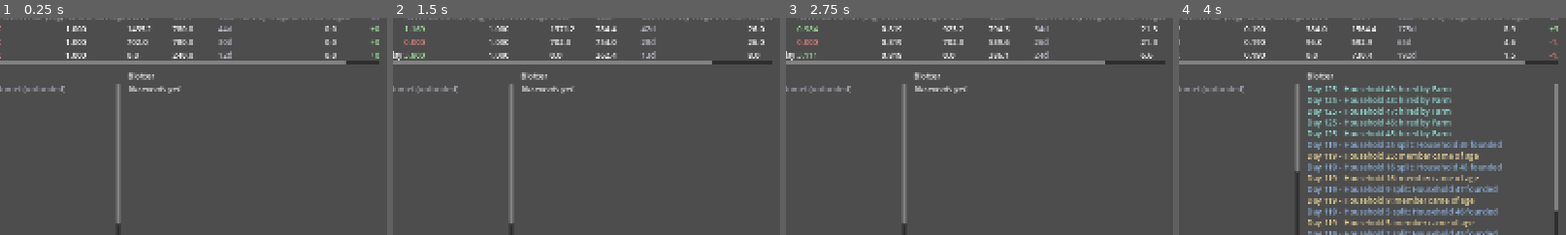
Above: before the commit, frames 1-4 (left to right).
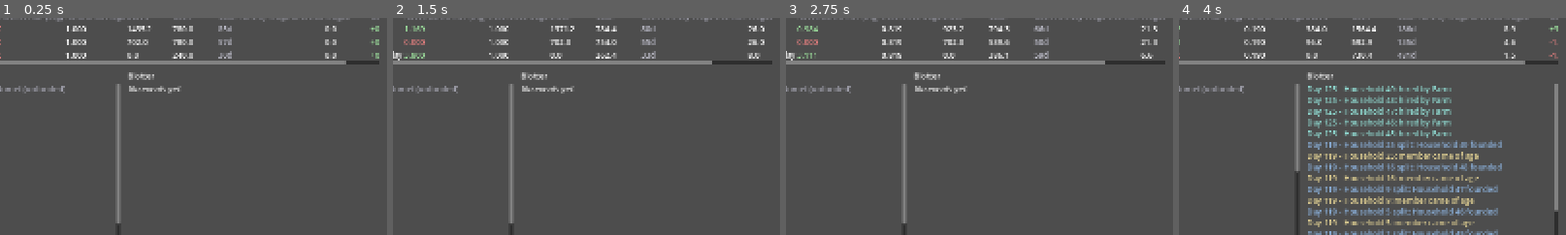
Above: after the commit, the same moments.

Repository: forsman5/sitka
Game: Godot game, scene res://scenes/sim/he_dashboard.tscn
Two runs of this game, one before a commit and one after it. Both use one fixed random seed, a clock stepped at 60 frames per second and the inputs below. This scene is started directly instead of the project's main scene.
Inputs (mouse positions are % of the whole screen's width and height, from its top left):
- Up to frame 1 (0.25 s): no input
- Up to frame 2 (1.5 s): click "Three businesses, evenly staf…" at 0.5 s; click "1x" at 1.25 s
- Up to frame 3 (2.75 s): click "10x" at 2 s
- Up to frame 4 (4 s): click "100x" at 2.75 s; tap Enter at 3.5 s; move the mouse to (72, 45) at 3.52 s; hold Right (ui_right) from 3.53 s (still down); hold Alt from 3.53 s (still down); click (72, 45) at 3.67 s
The pictures show only the part of the screen within x 50-100%, y 29-79%; the shares and areas given below are measured in that part.

The runs differ from the first frame. In frame 1, 0.1% of the frame differs, in the area x 56-59%, y 3-19%; in frame 2, less than 0.1%; in frame 3, less than 0.1%; in frame 4, 0.1%, in the area x 56-62%, y 3-19%.

Commit message:
Fix cash-runway guard to measure actual wages, and update stale conservation check
The cash-runway guard sized a business's daily wage bill off
max_capacity instead of its actually-employed workers, so a business
with plenty of unused land (e.g. Farm at 26/50 workers) could be forced
to shrink for having land to spare, not for any real affordability
problem. Switched the bill back to employed workers, which is what the
business actually pays, and to keep this from reopening the debt spiral
that max_capacity was covering for, the guard now only forces
additional shrinkage above CAPACITY_TRIAL_HIRE_WORKERS -- below that
there's no meaningful crew left to cut, so further forced shrinkage
just guarantees legacy debt from a bad patch (e.g. a price spike) can
never be earned back. Verified via a 6000-day stress run: no more
recurring multi-thousand-unit negative balances, and the run settles
into a stable equilibrium faster than before.

Also fixed run_household_economy.gd's conservation check, which still
asserted no business balance may ever go negative -- stale since wages
started drawing on a generous overdraft. It only passed because nothing
happened to dip below zero within the 365-day scenario tested. Split it
into a strict check for household balances (which never get the
overdraft) and a floor check for business balances, matching the
formula the field-model test already uses.

Co-Authored-By: Claude Sonnet 5 <noreply@anthropic.com>

Diff:
--- a/scripts/sim/harness/run_household_economy.gd
+++ b/scripts/sim/harness/run_household_economy.gd
@@ -113,19 +113,28 @@
 	_assert(worst_stock_gap < EPSILON, "Stock did not reconcile as opening + produced - consumed - written_off, worst gap %.4f" % worst_stock_gap)
 	_assert(worst_money_gap < EPSILON, "Money did not reconcile as opening - written_off, worst gap %.4f" % worst_money_gap)
 
-	var min_household_stock := INF
-	var min_balance := INF
+	# Households never carry the businesses' overdraft allowance -- their
+	# balance must still never go negative. A business, though, is allowed
+	# to run down to its own WAGE_NEGATIVE_BALANCE_FLOOR_DAYS floor (see
+	# he_simulation.gd's _pay_wages) before wages get rationed, so its floor
+	# -- not zero -- is the right bound to check here, same formula
+	# _check_field_model_dynamics already uses.
+	var min_stock := INF
+	var min_household_balance := INF
+	var worst_business_floor_breach := 0.0
 	for household_id in sim.get_household_ids():
 		var h := sim.get_household_summary(household_id)
 		for name in h["inventory"].keys():
-			min_household_stock = min(min_household_stock, h["inventory"][name])
-		min_balance = min(min_balance, h["balance"])
+			min_stock = min(min_stock, h["inventory"][name])
+		min_household_balance = min(min_household_balance, h["balance"])
 	for report in sim.get_business_reports():
-		min_household_stock = min(min_household_stock, report["stock"])
-		min_balance = min(min_balance, report["balance"])
-	print("  minimum stock=%.3f, minimum balance=%.3f" % [min_household_stock, min_balance])
-	_assert(min_household_stock >= -EPSILON, "Some stock went negative: %.4f" % min_household_stock)
-	_assert(min_balance >= -EPSILON, "Some balance went negative: %.4f" % min_balance)
+		min_stock = min(min_stock, report["stock"])
+		var floor: float = -HESimulation.WAGE_NEGATIVE_BALANCE_FLOOR_DAYS * report["reference_wage_per_worker"] * report["employed_workers"]
+		worst_business_floor_breach = max(worst_business_floor_breach, floor - report["balance"])
+	print("  minimum stock=%.3f, minimum household balance=%.3f, worst business wage-floor breach=%.4f" % [min_stock, min_household_balance, worst_business_floor_breach])
+	_assert(min_stock >= -EPSILON, "Some stock went negative: %.4f" % min_stock)
+	_assert(min_household_balance >= -EPSILON, "Some household balance went negative: %.4f" % min_household_balance)
+	_assert(worst_business_floor_breach < EPSILON, "A business balance dropped below its own generous wage floor by %.4f" % worst_business_floor_breach)
 
 ## Field/harvest model regression checks, day by day over one Farm growth
 ## cycle plus change: harvests are lumpy (stock only jumps on a harvest
--- a/scripts/sim/household_economy/he_simulation.gd
+++ b/scripts/sim/household_economy/he_simulation.gd
@@ -969,16 +969,31 @@
 ##
 ## Cash-runway guard, layered on top (never used to GROW, only to force a
 ## bigger shrink than the revenue signal alone would): a business whose
-## balance plus its stock's market value can't cover its own wage bill for
-## CASH_RUNWAY_DANGER_DAYS more (or, for a field-model business, until its
-## own next harvest -- see _business_cash_runway_days) is treated as if it
-## needs at least one more full capacity step of shrinking this week,
-## regardless of what its revenue-per-worker happened to average out to --
-## a business can look profitable on average while still being about to run
-## out of cash before its next payday, and that's the case this guard
-## exists to catch. Per this task's brief, going negative itself is allowed
-## generously (see WAGE_NEGATIVE_BALANCE_FLOOR_DAYS) -- only the FORECAST of
-## running out of runway forces a downsize, not the negative balance itself.
+## balance plus its stock's market value can't cover its own ACTUAL current
+## wage bill for CASH_RUNWAY_DANGER_DAYS more (or, for a field-model
+## business, until its own next harvest -- see _business_cash_runway_days)
+## is treated as if it needs at least one more full capacity step of
+## shrinking this week, regardless of what its revenue-per-worker happened
+## to average out to -- a business can look profitable on average while
+## still being about to run out of cash before its next payday, and that's
+## the case this guard exists to catch. Per this task's brief, going
+## negative itself is allowed generously (see WAGE_NEGATIVE_BALANCE_FLOOR_
+## DAYS) -- only the FORECAST of running out of runway forces a downsize,
+## not the negative balance itself.
+##
+## Only fires above CAPACITY_TRIAL_HIRE_WORKERS: below that there's no
+## meaningful crew left to cut, so forcing MORE shrinkage doesn't fix
+## anything -- it just guarantees the debt that triggered it can never be
+## earned back. This is the same trap the zero-capacity protection above
+## exists for, one step earlier: a small crew carrying legacy debt from a
+## bad patch (e.g. a price spike inflating the reference wage it was paid
+## at) will have a tiny wage bill and therefore an alarming-looking runway
+## ratio for as long as that debt sits on the books, even once the spike
+## that caused it has long passed and the business is otherwise fine --
+## this guard would otherwise keep grinding it back down every week it
+## re-fires, and it has nowhere left to go but 0. Once genuinely at 0, the
+## ordinary trial-hire/protection cycle above is what gives it room to
+## actually earn that debt down instead.
 func _evaluate_business_capacity(record: Dictionary) -> void:
 	var reference_wages := {}
 	for business_id in businesses.keys():
@@ -1035,9 +1050,10 @@
 			if absf(ratio_error) > WAGE_PROFIT_MARGIN:
 				var clamped_error := clampf(ratio_error, -WAGE_RATIO_CLAMP, WAGE_RATIO_CLAMP)
 				delta = roundi(clamped_error * CAPACITY_STEP_MAX_WORKERS)
-		var required_runway: float = float(b.days_until_next_harvest()) if b.uses_field_model() else CASH_RUNWAY_DANGER_DAYS
-		if _business_cash_runway_days(b) < required_runway:
-			delta = mini(delta, -CAPACITY_STEP_MAX_WORKERS)
+		if b.capacity > CAPACITY_TRIAL_HIRE_WORKERS:
+			var required_runway: float = float(b.days_until_next_harvest()) if b.uses_field_model() else CASH_RUNWAY_DANGER_DAYS
+			if _business_cash_runway_days(b) < required_runway:
+				delta = mini(delta, -CAPACITY_STEP_MAX_WORKERS)
 		if delta != 0:
 			b.capacity = clampi(b.capacity + delta, 0, b.max_capacity)
 	record["reference_wage_by_settlement"] = reference_wages
@@ -1060,18 +1076,25 @@
 	return weeks * CAPACITY_EVAL_INTERVAL_DAYS
 
 ## Days until `b`'s balance plus its current stock's market value runs out
-## against its own FULL-SCALE daily wage bill (reference wage * max_capacity,
-## not the currently employed headcount) -- INF for a business with no wage
-## bill at all (max_capacity 0). Deliberately scale-invariant to the
-## business's CURRENT (possibly still-recovering) headcount: sizing the
-## bill off `employed` instead would shrink the denominator in lockstep with
-## a business already being wound down, making the ratio look more
-## catastrophic the smaller it gets and permanently locking a recovering
-## trial crew out regardless of how much its debt is actually being paid
-## down. Used only by _evaluate_business_capacity's cash-runway guard; never
-## mutates anything.
+## against its own ACTUAL current daily wage bill (reference wage *
+## currently employed workers, not max_capacity) -- INF for an unemployed
+## business (no bill to run out against). Sized off `employed` on purpose:
+## a business with unused land/headroom (high max_capacity, modest current
+## headcount) only has to cover what it's ACTUALLY paying today, not a
+## hypothetical full crew it doesn't have -- comparing against max_capacity
+## would force a perfectly solvent, merely-underutilized business to shrink
+## for no reason other than having land to spare. A recovering trial crew
+## isn't at risk from this despite its small `employed`: it's shielded from
+## this guard entirely until its own first harvest lands (see
+## _evaluate_business_capacity's protected_until_day check), so this
+## function is never even called for it during the window where a shrinking
+## `employed` used to spiral into a permanent trap. Used only by
+## _evaluate_business_capacity's cash-runway guard; never mutates anything.
 func _business_cash_runway_days(b: HEBusiness) -> float:
-	var daily_wage_bill: float = _reference_wage_per_worker(b.settlement_id) * b.max_capacity
+	var employed := _business_employed_worker_count(b.id)
+	if employed <= 0:
+		return INF
+	var daily_wage_bill: float = _reference_wage_per_worker(b.settlement_id) * employed
 	if daily_wage_bill <= 0.0:
 		return INF
 	var stock_value := 0.0
